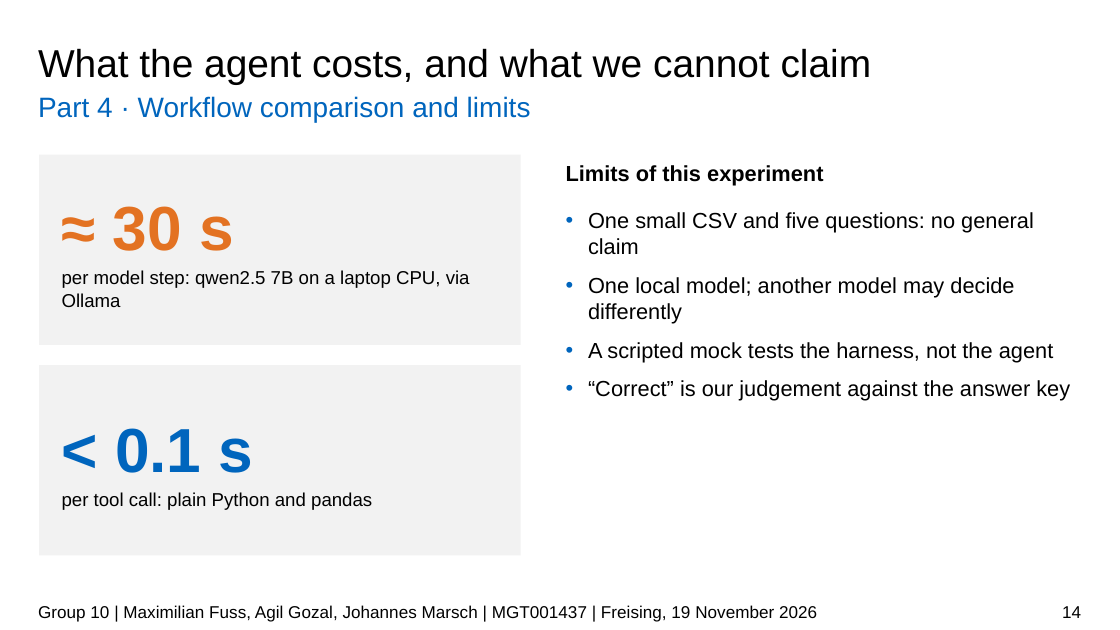
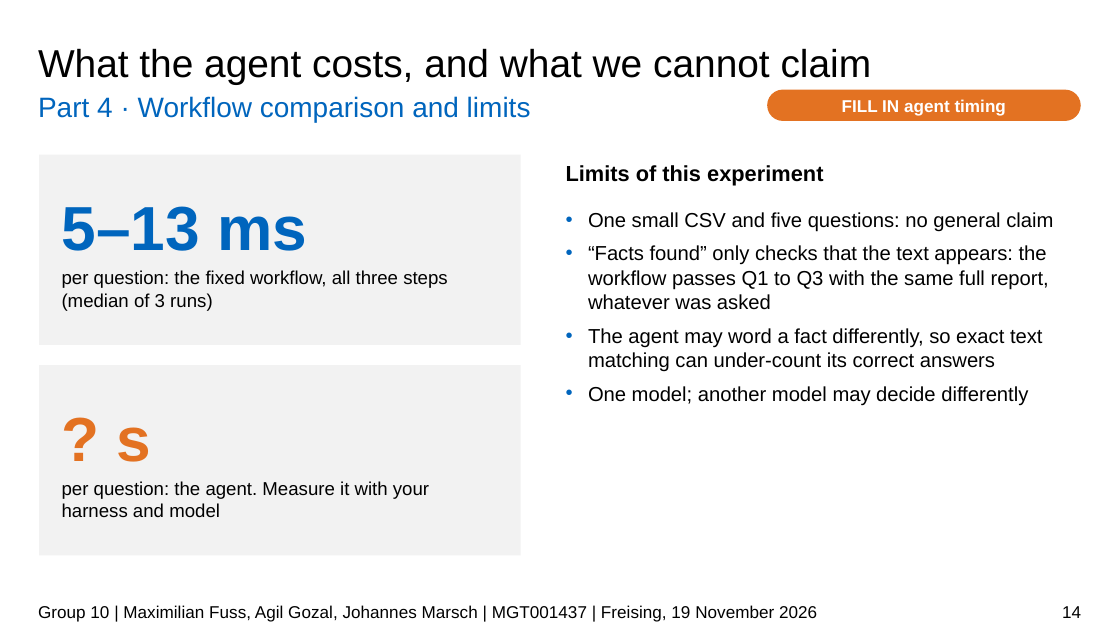
Before and after one commit to JPMarsch/Python_Group_10, a slide deck: slide 14 of presentation/G10_presentation_draft.pptx. Drawn at 1120x630 pixels with LibreOffice and Linux fonts; fonts in the diff are those of the drawing; background and template pictures are left out. Boxes give left, top, right and bottom in pixels: in the first picture for what was removed or moved away, otherwise in the second. Text is boxed around its words. In the diff, an @@ line names an element or a change of style, - is before the commit and + after.

```diff
--- a/presentation/G10_presentation_draft.pptx
+++ b/presentation/G10_presentation_draft.pptx
@@ rounded rectangle added at (767, 90, 1081, 121), fill #E37222, 11 pt, text #FFFFFF, bold @@
+FILL IN agent timing
@@ text in rectangle at (62, 206, 448, 311): text changed @@
-≈ 30 s
-per model step: qwen2.5 7B on a laptop CPU, via Ollama
+5–13 ms
+per question: the fixed workflow, all three steps (median of 3 runs)
@@ text at (588, 212, 1053, 232): size 14 to 13 pt in "One small CSV and five questions: no ..."; less space between paragraphs @@
@@ text at (588, 245, 1049, 406): text changed; size 14 to 13 pt @@
-• One local model; another model may decide differently
-• A scripted mock tests the harness, not the agent
-• “Correct” is our judgement against the answer key
+• “Facts found” only checks that the text appears: the workflow passes Q1 to Q3 with the same full report, whatever was asked
+• The agent may word a fact differently, so exact text matching can under-count its correct answers
+• One model; another model may decide differently
@@ text in rectangle at (62, 427, 429, 517): text changed @@
-< 0.1 s
-per tool call: plain Python and pandas
+? s
+per question: the agent. Measure it with your harness and model
```
Also in this commit, not shown: 13 other slides changed.
